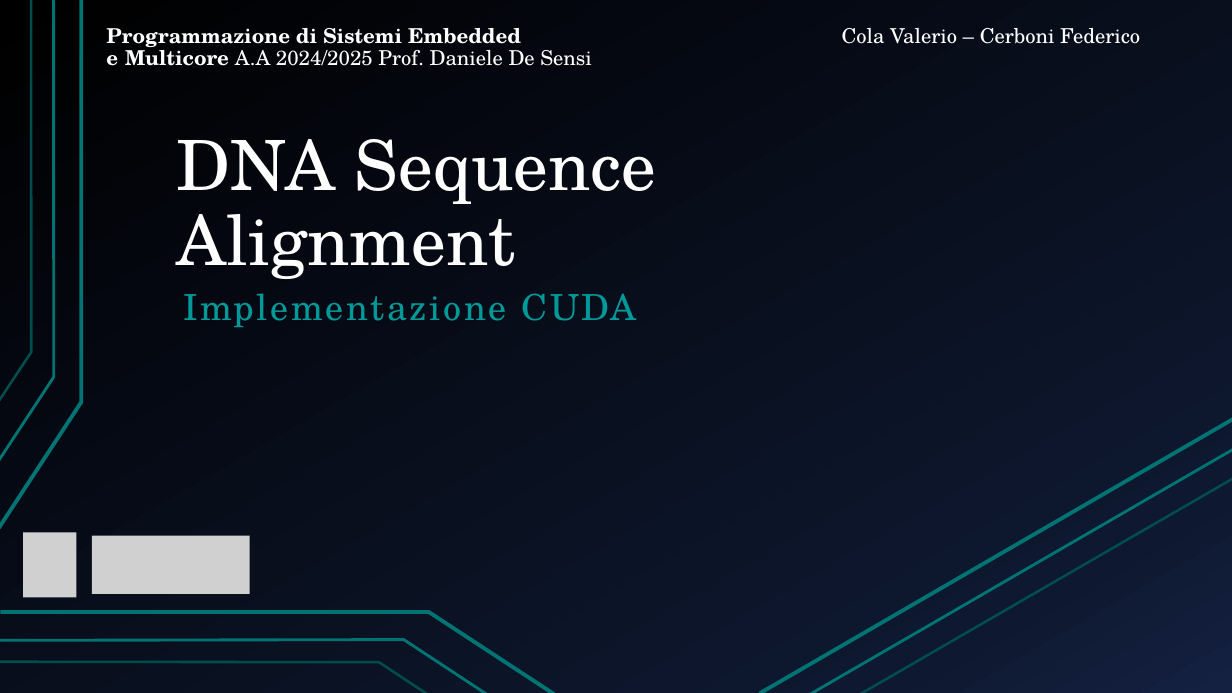
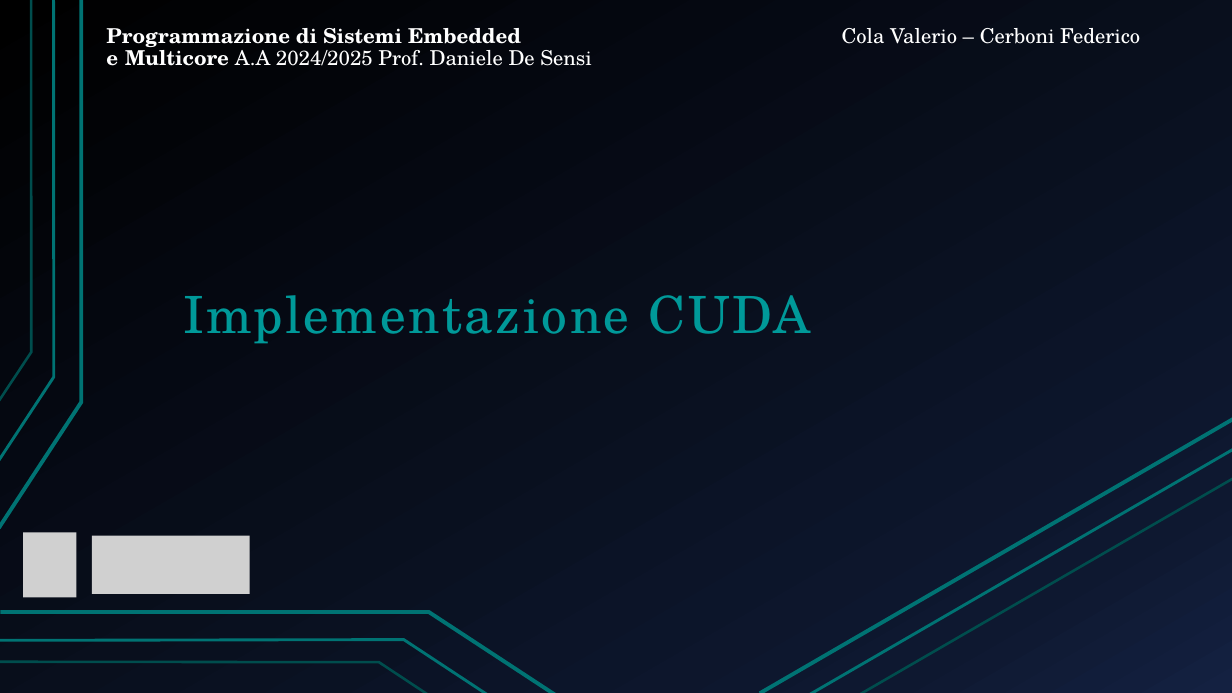
Before and after one commit to Valerio-Cola/Progetto-Multicore, a slide deck: slide 8 of Docs/DNA Sequence Alignment.pptx. Drawn at 1232x693 pixels with LibreOffice and Linux fonts; fonts in the diff are those of the drawing; grey boxes stand for pictures. Boxes give left, top, right and bottom in pixels: in the first picture for what was removed or moved away, otherwise in the second. Text is boxed around its words. In the diff, an @@ line names an element or a change of style, - is before the commit and + after.

```diff
--- a/Docs/DNA Sequence Alignment.pptx
+++ b/Docs/DNA Sequence Alignment.pptx
@@ title removed at bbox=[177, 139, 656, 279] @@
-DNA Sequence Alignment
@@ subtitle "Implementazione CUDA" at bbox=[183, 295, 810, 344]: size 28 to 40 pt @@
```
Also in this commit, not shown: 9 other slides changed, 2 other files.
